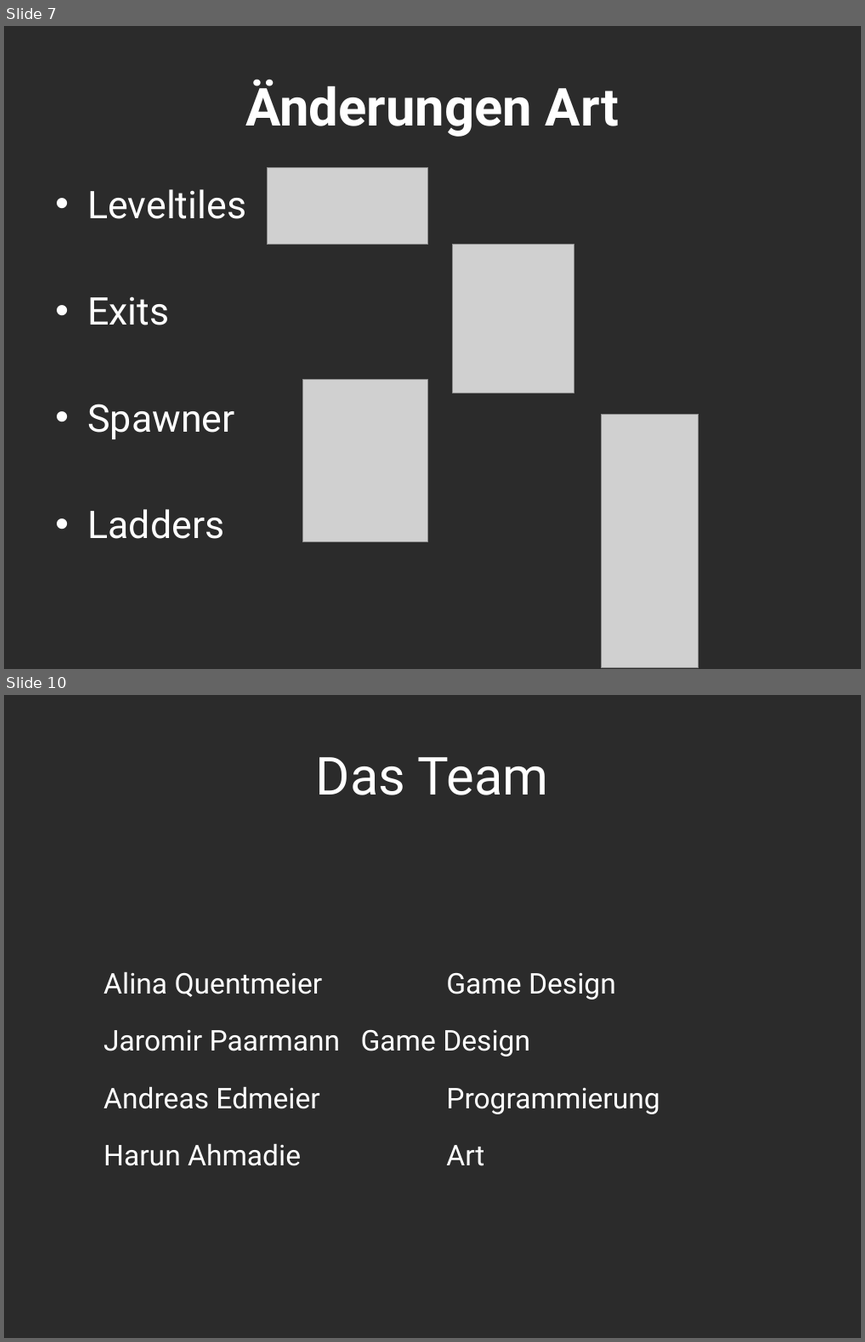
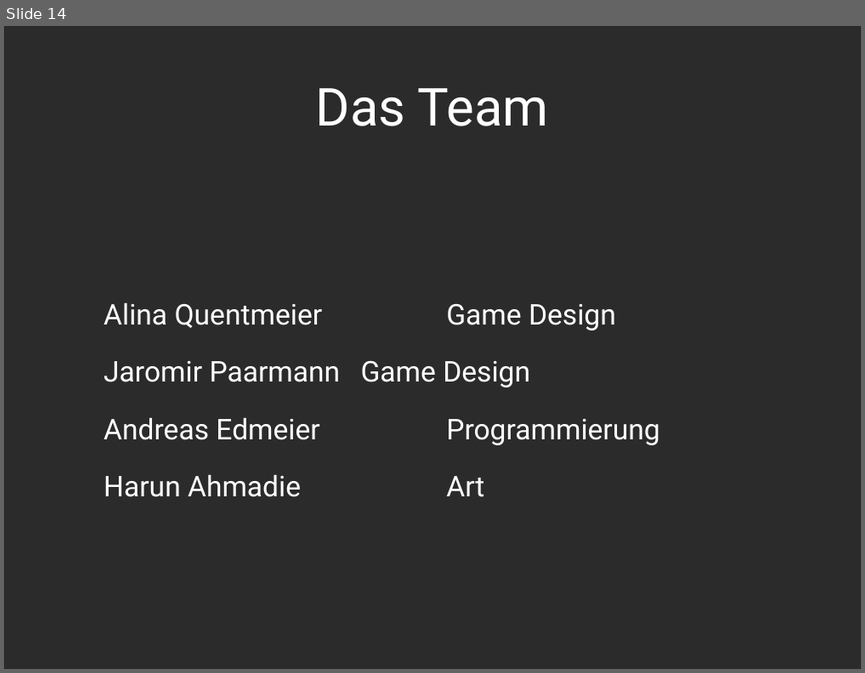
Before and after one commit to Assertores/HammerMan, a slide deck: Documentation/PowerPoint/HammerjaegerGate02.pptx. Shown one above the other, each under a label of ours: slides 7 and 10 before the commit, slide 14 after it; the slides between them are not shown. The pictures are 865x1342 and 865x673 pixels, drawn with LibreOffice and Linux fonts; fonts in the diff are those of the drawing; grey boxes stand for pictures; background and template pictures are left out; a plain dark background stands for a picture behind light text. Boxes give left, top, right and bottom in pixels: in the first picture for what was removed or moved away, otherwise in the second. Text is boxed around its words. In the diff, an @@ line names an element or a change of style, - is before the commit and + after.

```diff
--- a/Documentation/PowerPoint/HammerjaegerGate02.pptx
+++ b/Documentation/PowerPoint/HammerjaegerGate02.pptx
@@ slide 7 removed at box(4, 26, 861, 669), background picture (left out) @@
@@ title removed at box(245, 79, 619, 136) @@
-Änderungen Art
@@ picture removed at box(267, 167, 428, 244) @@
@@ text removed at box(87, 189, 246, 539) @@
-• Leveltiles
-• Exits
-• Spawner
-• Ladders
@@ picture removed at box(453, 244, 574, 392) @@
@@ picture removed at box(302, 379, 427, 542) @@
@@ picture removed at box(602, 414, 698, 667) @@
@@ what was slide 10 is now slide 14 @@
```
Also in this commit, not shown: 2 slides changed, 11 slides added, 6 other slides removed.
